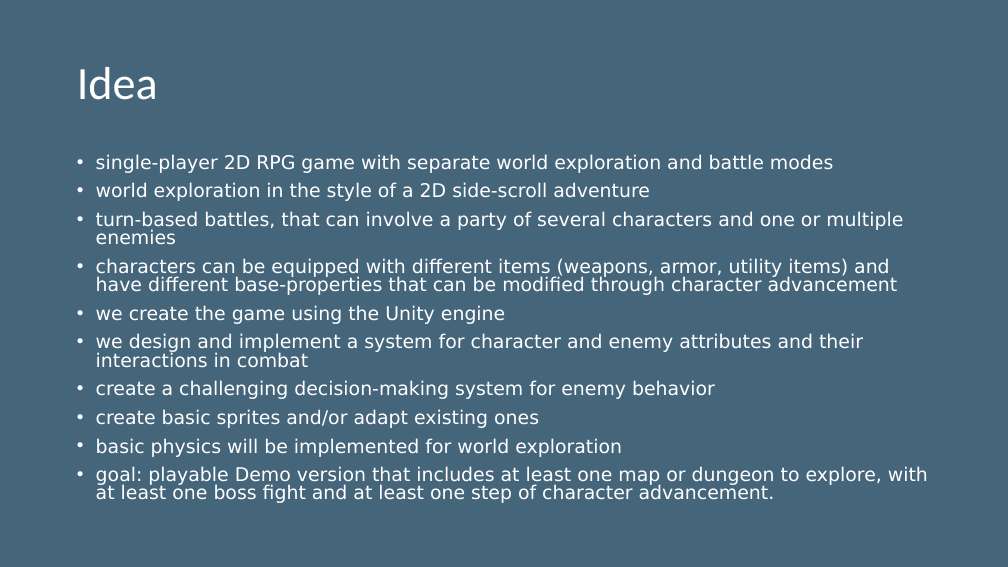
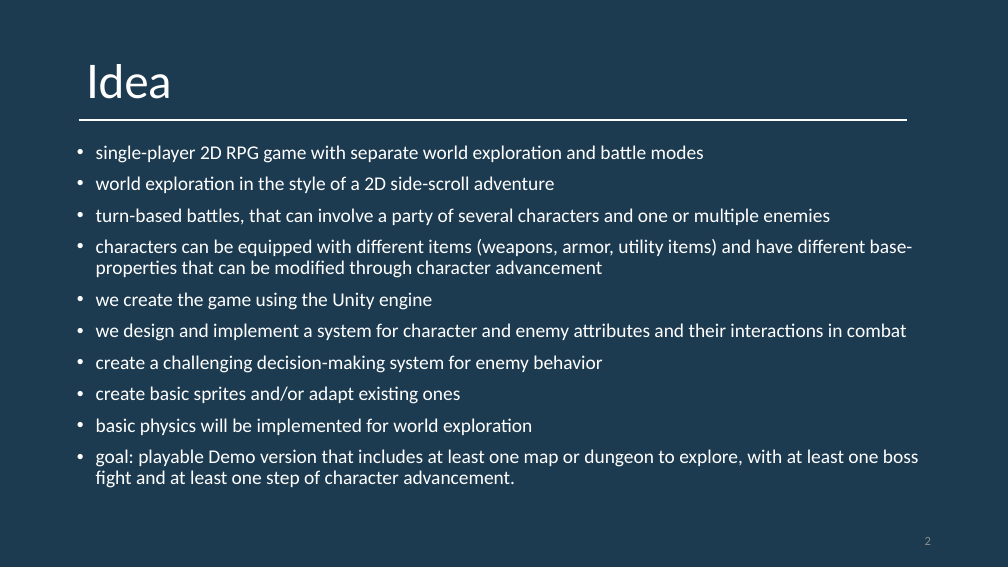
Before and after one commit to DarioBruckner/2d-Rpg, a slide deck: slide 2 of final_upload_ring_retrieve_simulator/presentation/Ring_retrieve_simulator.pptx. Drawn at 1008x567 pixels with LibreOffice and Linux fonts; fonts in the diff are those of the drawing. Boxes give left, top, right and bottom in pixels: in the first picture for what was removed or moved away, otherwise in the second. Text is boxed around its words. In the diff, an @@ line names an element or a change of style, - is before the commit and + after.

```diff
--- a/final_upload_ring_retrieve_simulator/presentation/Ring_retrieve_simulator.pptx
+++ b/final_upload_ring_retrieve_simulator/presentation/Ring_retrieve_simulator.pptx
@@ background #45657B to #1D3B50 @@
@@ title "Idea": place and size @@
-title "Idea" at [77, 67, 158, 100]
+title "Idea" at [86, 64, 171, 99]
@@ title "Idea" at [86, 64, 171, 99]: font Calibri to Lato @@
@@ line added from (79, 119) to (907, 119), #FFFFFF 2.25 pt @@
@@ text "single-player 2D RPG game with ...": place and size @@
-text "single-player 2D RPG game with ..." at [96, 154, 928, 503]
+text "single-player 2D RPG game with ..." at [96, 145, 919, 488]
@@ text "single-player 2D RPG game with ..." at [96, 145, 919, 488]: size 18 to 18.5 pt, font DejaVu Sans to Calibri; line spacing 0.8 to 0.9 @@
@@ page number added at [925, 537, 931, 545], 12 pt, text #8C8C8C @@
+2
```
Also in this commit, not shown: 7 other slides changed, 1 other file.
